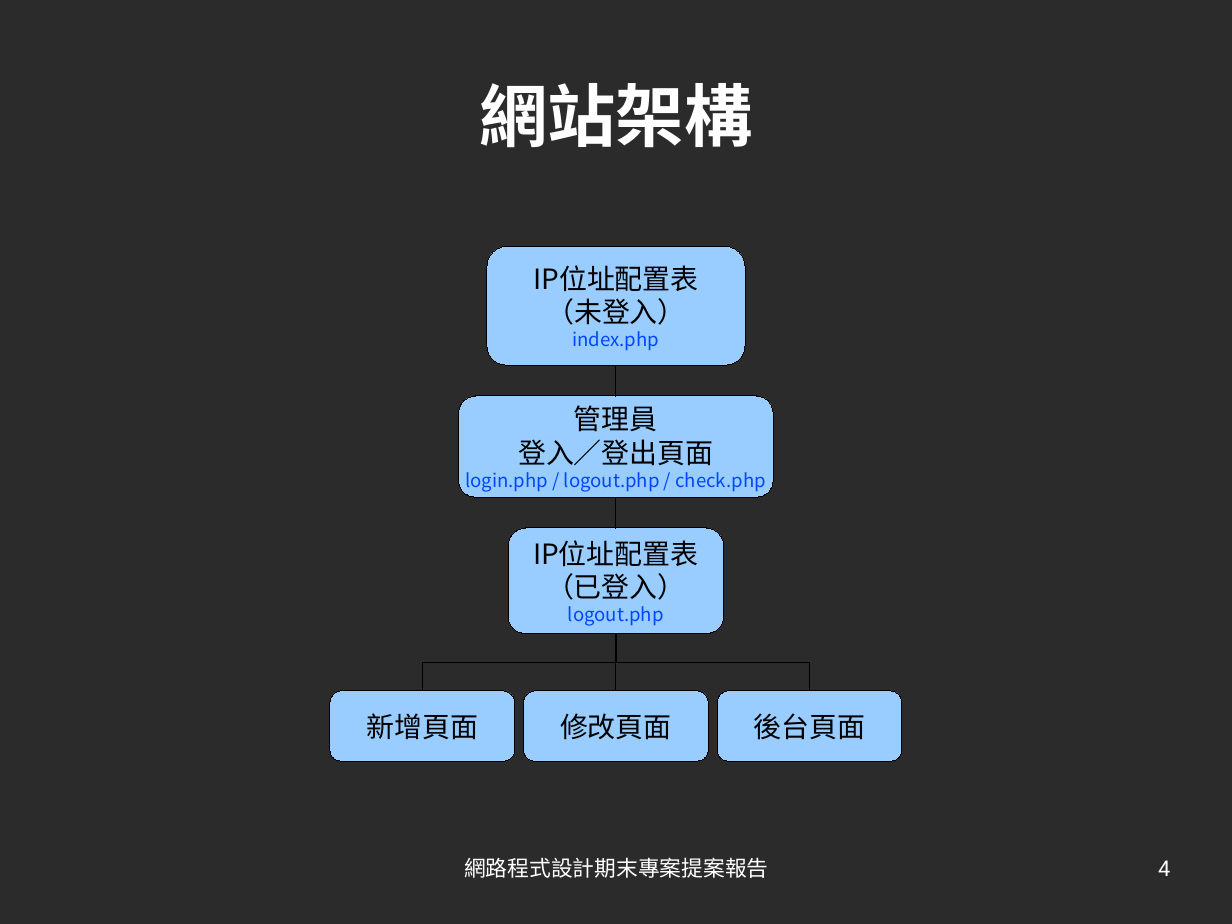
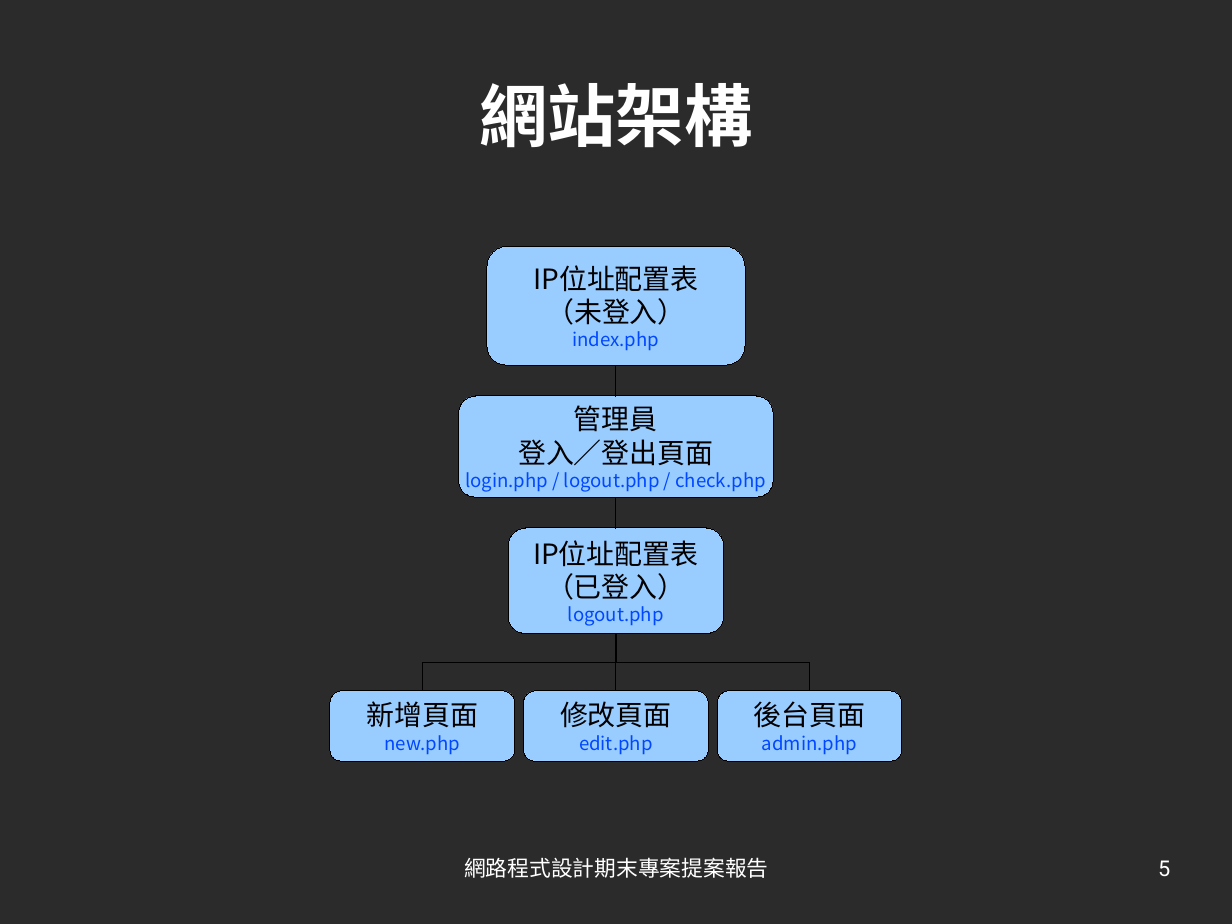
Before and after one commit to brlin-tw/NetAdminIPTableCorporate, a slide deck: slide 5 of meta/Manual/Project_manual.odp (slide 4 before the commit). Drawn at 1232x924 pixels with LibreOffice and Linux fonts; fonts in the diff are those of the drawing; background and template pictures are left out; a plain dark background stands for a picture behind light text. Boxes give left, top, right and bottom in pixels: in the first picture for what was removed or moved away, otherwise in the second. Text is boxed around its words. In the diff, an @@ line names an element or a change of style, - is before the commit and + after.

```diff
--- a/meta/Manual/Project_manual.odp
+++ b/meta/Manual/Project_manual.odp
@@ text in rounded rectangle at (385, 735, 460, 754): paragraph added @@
+new.php
@@ text in rounded rectangle at (579, 735, 653, 754): paragraph added @@
+edit.php
@@ text in rounded rectangle at (762, 735, 857, 754): paragraph added @@
+admin.php
@@ page number at (1158, 860, 1170, 877): text changed @@
-4
+5
```
Also in this commit, not shown: 5 other slides changed, 3 slides added.
